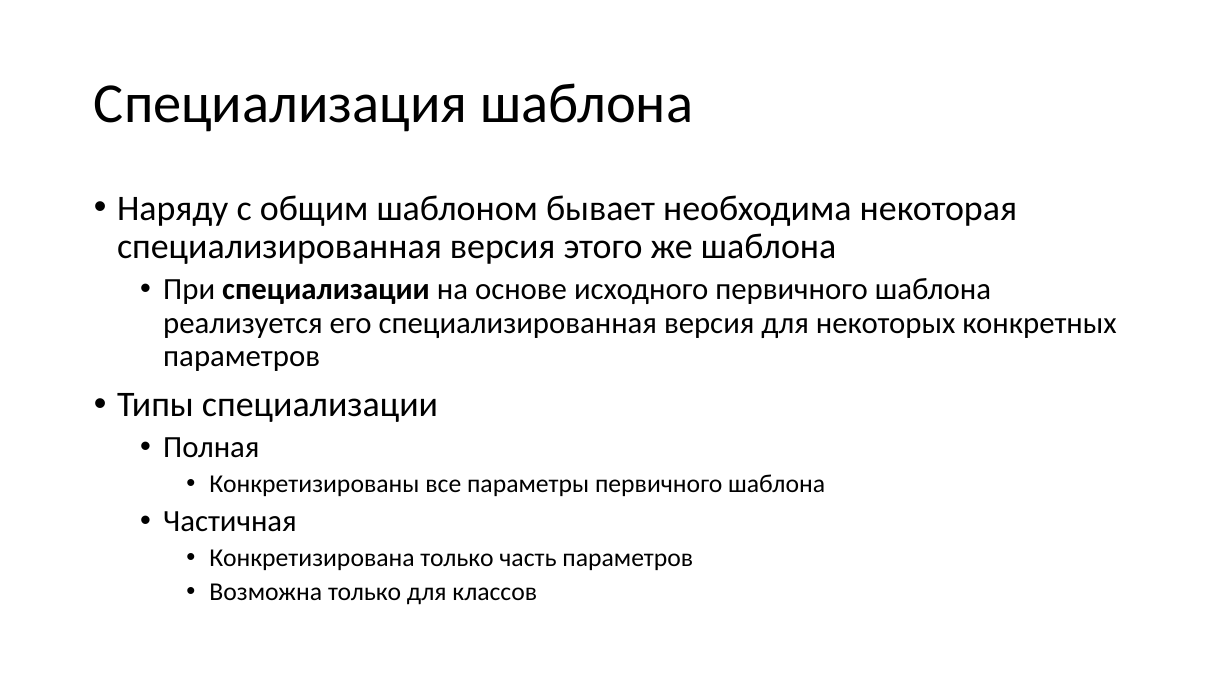
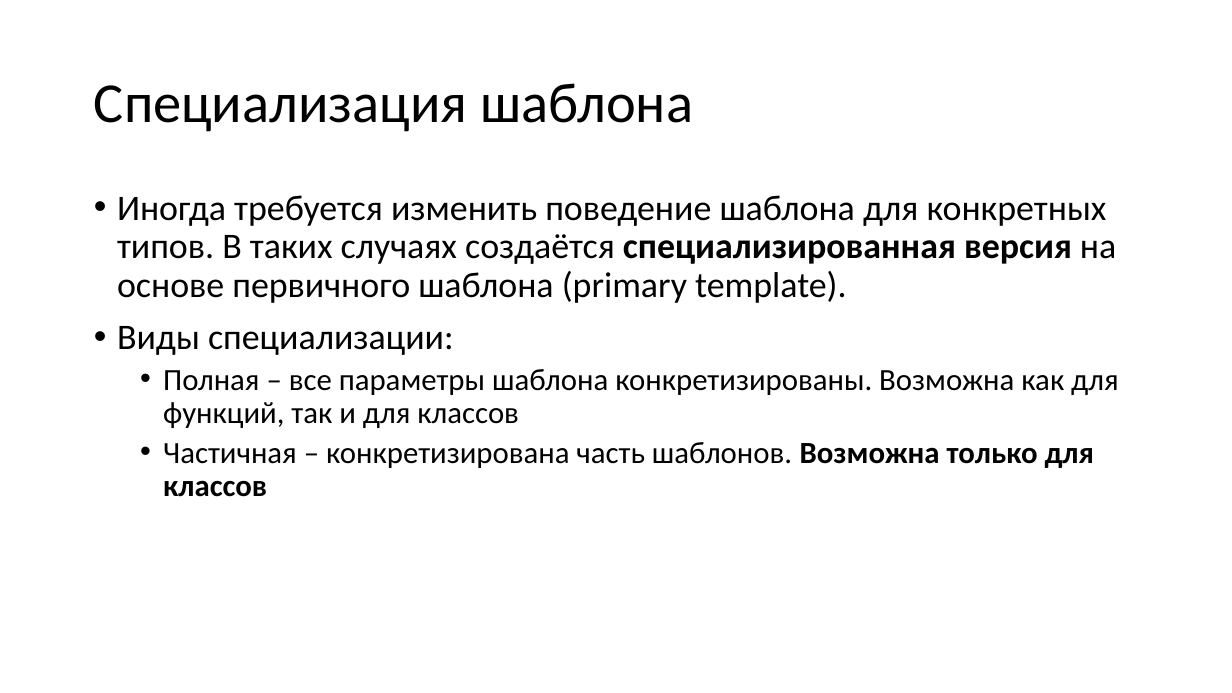
Before and after one commit to alexey-malov/oop, a slide deck: slide 32 of lectures/06/Обобщенное программирование, шаблоны.pptx (slide 33 before the commit). Drawn at 1232x693 pixels with LibreOffice and Linux fonts; fonts in the diff are those of the drawing. Boxes give left, top, right and bottom in pixels: in the first picture for what was removed or moved away, otherwise in the second. Text is boxed around its words. In the diff, an @@ line names an element or a change of style, - is before the commit and + after.

```diff
--- a/lectures/06/Обобщенное программирование, шаблоны.pptx
+++ b/lectures/06/Обобщенное программирование, шаблоны.pptx
@@ text at box(117, 195, 1118, 497): text changed; size 24 to 28 pt @@
-• Наряду с общим шаблоном бывает необходима некоторая специализированная версия этого же шаблона
-  • При специализации на основе исходного первичного шаблона реализуется его специализированная версия для некоторых конкретных параметров
-• Типы специализации
-  • Полная
-    • Конкретизированы все параметры первичного шаблона
-  • Частичная
-    • Конкретизирована только часть параметров
-    • Возможна только для классов
+• Иногда требуется изменить поведение шаблона для конкретных типов. В таких случаях создаётся специализированная версия на основе первичного шаблона (primary template).
+• Виды специализации:
+  • Полная – все параметры шаблона конкретизированы. Возможна как для функций, так и для классов
+  • Частичная – конкретизирована часть шаблонов. Возможна только для классов
```
Also in this commit, not shown: 17 other slides changed, 16 slides added, 3 slides removed, 21 other files.
